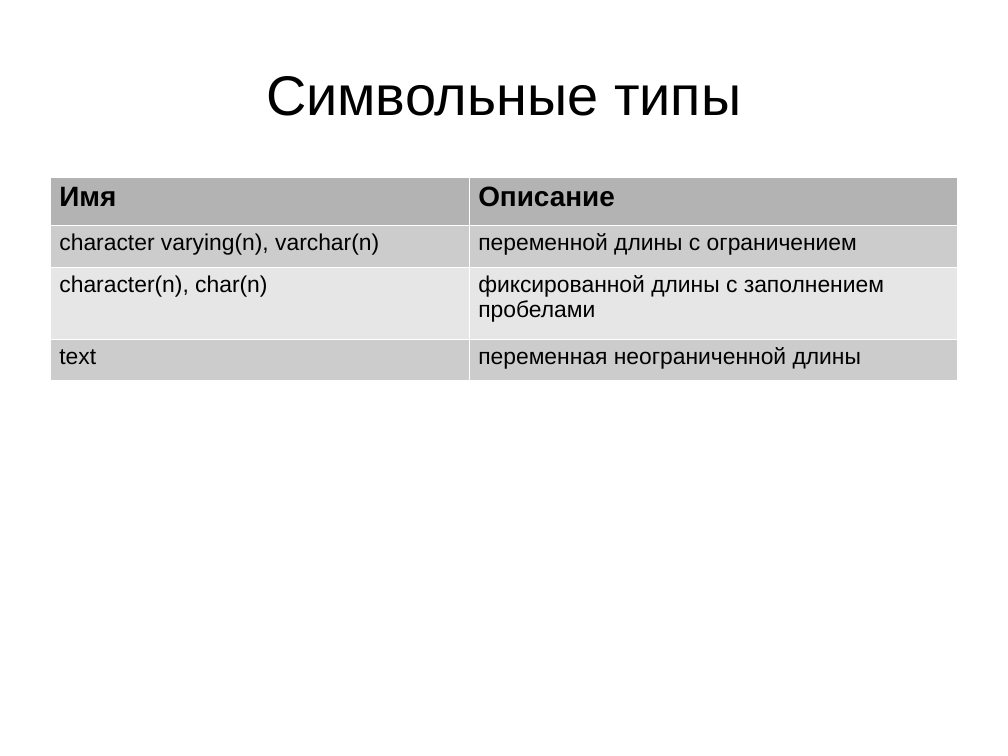
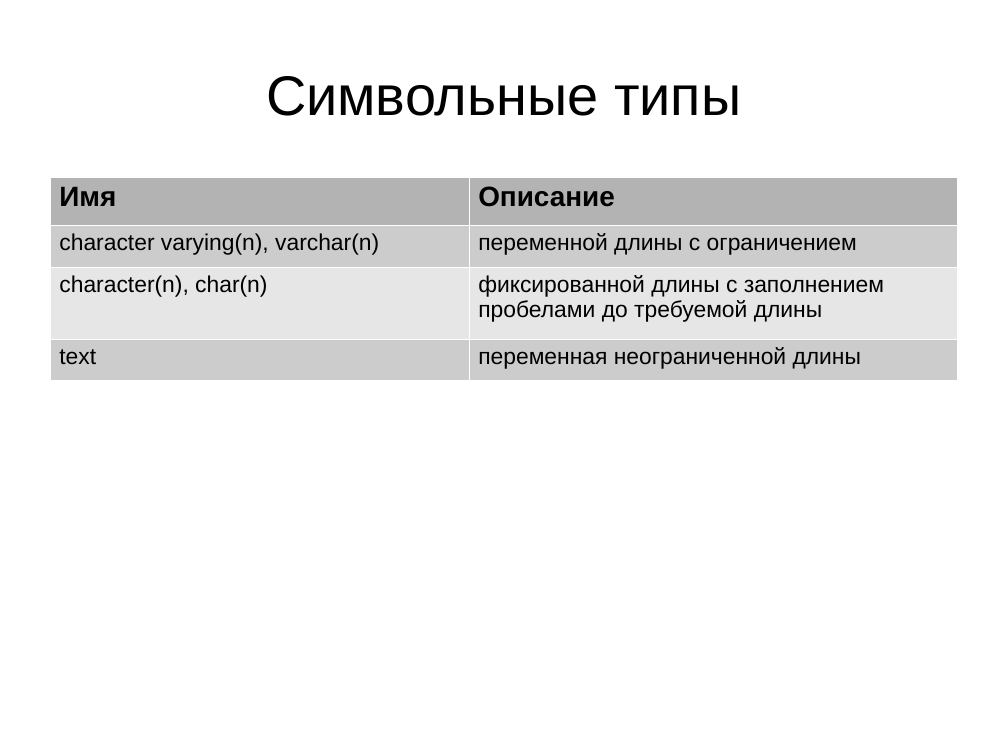
Before and after one commit to Rust1k/dbCourse, a slide deck: slide 5 of presentations/lesson3P.pptx. Drawn at 1008x756 pixels with LibreOffice and Linux fonts; fonts in the diff are those of the drawing. Boxes give left, top, right and bottom in pixels: in the first picture for what was removed or moved away, otherwise in the second. Text is boxed around its words. In the diff, an @@ line names an element or a change of style, - is before the commit and + after.

Commit message:
[add] presentation 3 for MS SQL

```diff
--- a/presentations/lesson3P.pptx
+++ b/presentations/lesson3P.pptx
@@ table at (x1=50, y1=177, x2=958, y2=381) @@
-row 3, column 2: фиксированной длины с заполнением пробелами
+row 3, column 2: фиксированной длины с заполнением пробелами до требуемой длины
```
Also in this commit, not shown: 17 other slides changed, 2 other files.
